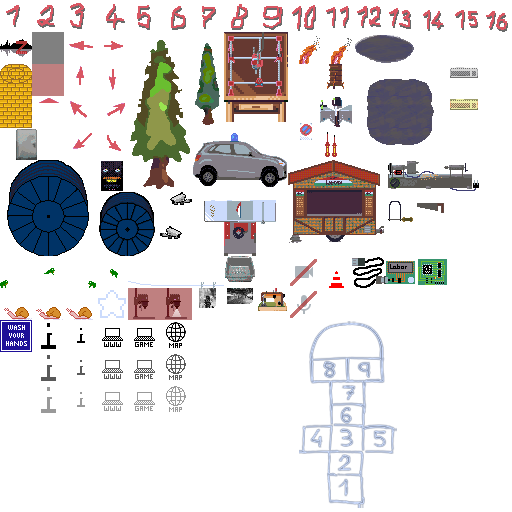
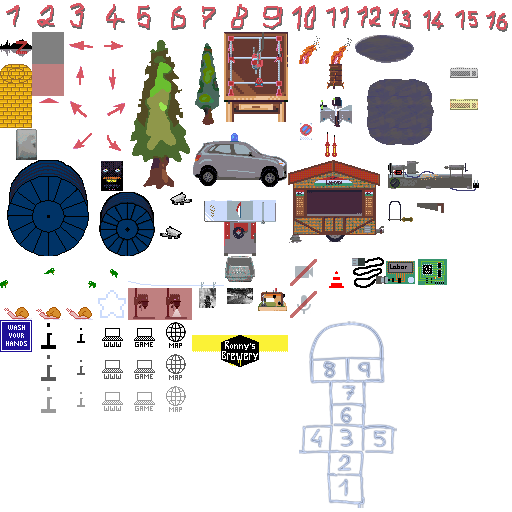
Revision of a layered 512 x 512 image; what changed, layer by layer:
pixels changed over (192, 335, 288, 367) (layer not identified)
